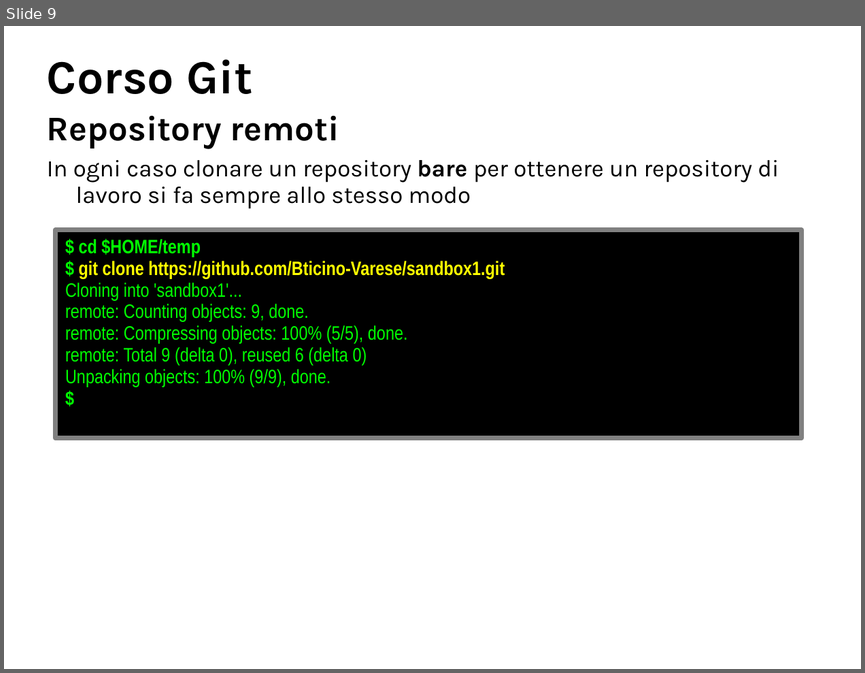
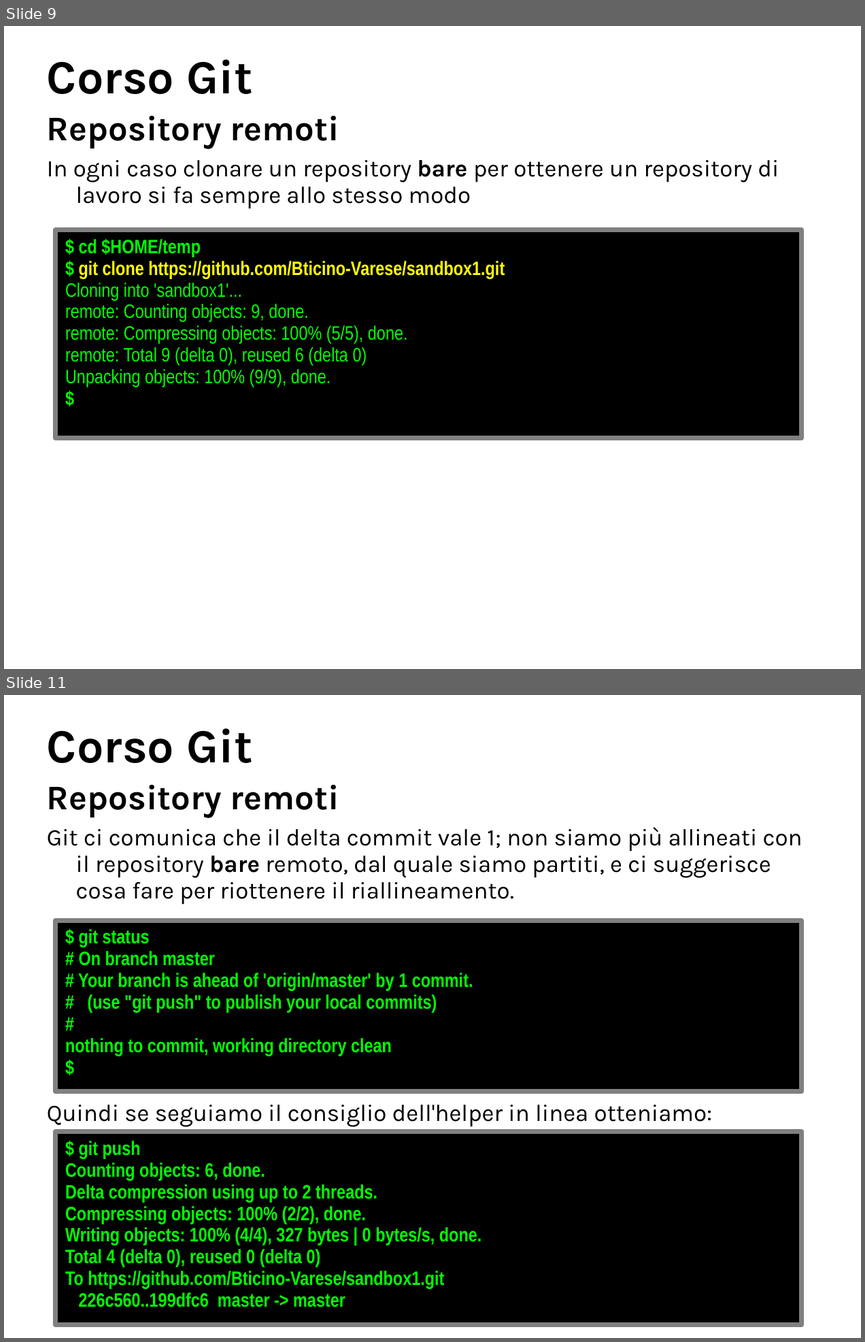
Before and after one commit to BticinoDeployer/corsogit, a slide deck: corsoGit-remoteRepo.odp. Shown one above the other, each under a label of ours: slide 9 before the commit, slides 9 and 11 after it; the slides between them are not shown. The pictures are 865x673 and 865x1342 pixels, drawn with LibreOffice and Linux fonts; fonts in the diff are those of the drawing; background and template pictures are left out. Boxes give left, top, right and bottom in pixels: in the first picture for what was removed or moved away, otherwise in the second. Text is boxed around its words. In the diff, an @@ line names an element or a change of style, - is before the commit and + after.

Commit message:
Modificate presentazioni corso e compendio

```diff
--- a/corsoGit-remoteRepo.odp
+++ b/corsoGit-remoteRepo.odp
@@ slide 11 added at (4, 695, 861, 1338), background #FFFFFF @@
@@ title added at (47, 728, 253, 763), 44 pt, text #000000, bold @@
+Corso Git
@@ text added at (47, 785, 339, 817), 32 pt, text #000000, bold @@
+Repository remoti
@@ text added at (47, 827, 802, 904), 22 pt, text #000000 @@
+Git ci comunica che il delta commit vale 1; non siamo più allineati con il repository bare remoto, dal quale siamo partiti, e ci suggerisce cosa fare per riottenere il riallineamento.
@@ rectangle added at (55, 921, 802, 1091), fill #000000, outline #808080 4.31 pt, 18 pt, text #00FF00, bold @@
+$ git status
+# On branch master
+# Your branch is ahead of 'origin/master' by 1 commit.
+# (use "git push" to publish your local commits)
+#
+nothing to commit, working directory clean
+$
@@ text added at (47, 1104, 712, 1127), 22 pt, text #000000 @@
+Quindi se seguiamo il consiglio dell'helper in linea otteniamo:
@@ rectangle added at (55, 1131, 802, 1325), fill #000000, outline #808080 4.31 pt, 18 pt, text #00FF00, bold @@
+$ git push
+Counting objects: 6, done.
+Delta compression using up to 2 threads.
+Compressing objects: 100% (2/2), done.
+Writing objects: 100% (4/4), 327 bytes | 0 bytes/s, done.
+Total 4 (delta 0), reused 0 (delta 0)
+To https://github.com/Bticino-Varese/sandbox1.git
+226c560..199dfc6 master -> master
```
Also in this commit, not shown: 2 slides changed, 8 other slides added, 42 slides removed, 4 other files.
